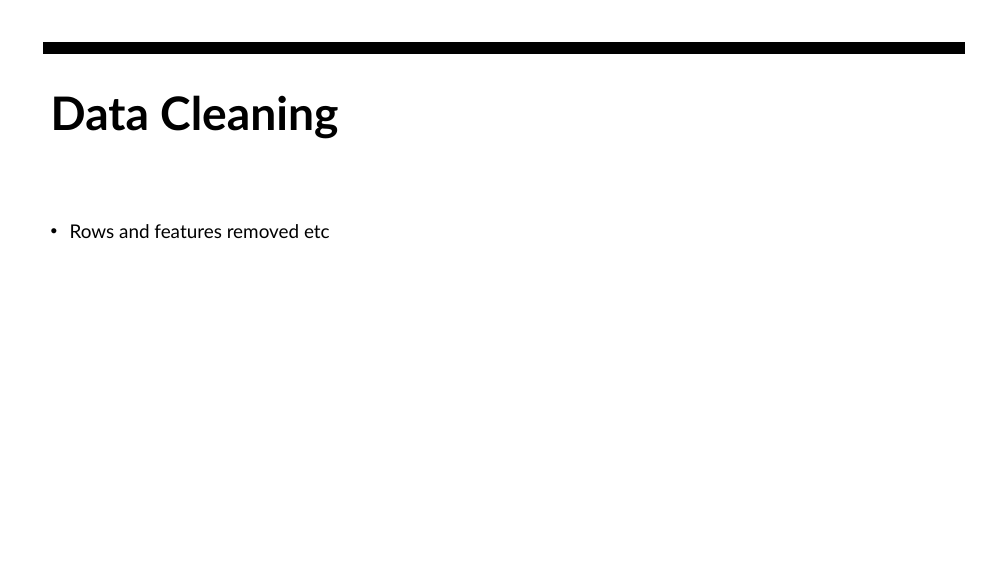
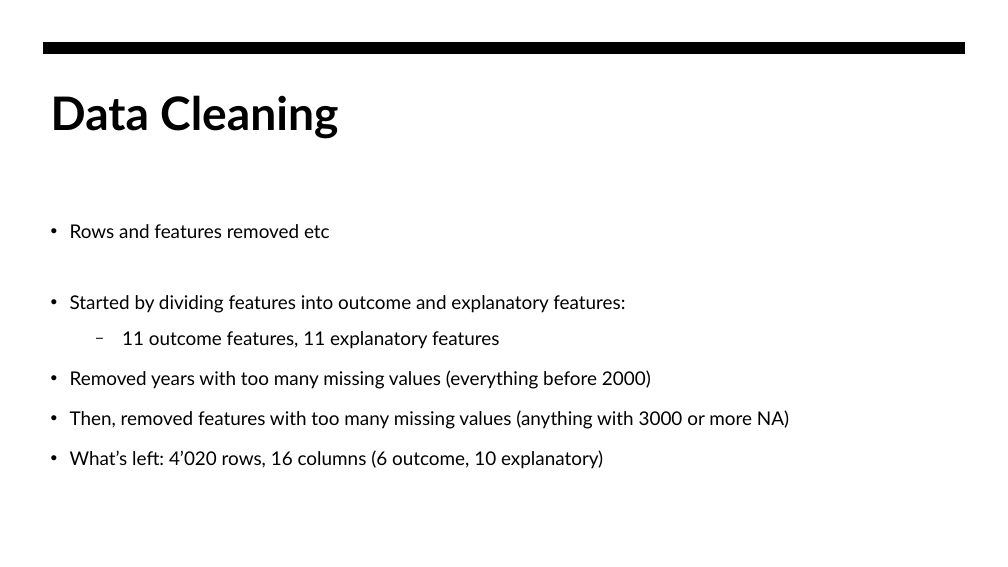
Before and after one commit to WiiLife/Data-project-in-R, a slide deck: slide 5 of ProjectPres.pptx. Drawn at 1008x567 pixels with LibreOffice and Linux fonts; fonts in the diff are those of the drawing. Boxes give left, top, right and bottom in pixels: in the first picture for what was removed or moved away, otherwise in the second. Text is boxed around its words. In the diff, an @@ line names an element or a change of style, - is before the commit and + after.

Commit message:
Added initial images and text (not good yet)

```diff
--- a/ProjectPres.pptx
+++ b/ProjectPres.pptx
@@ text at [70,295,789,469]: paragraphs added @@
+• Started by dividing features into outcome and explanatory features:
+  − 11 outcome features, 11 explanatory features
+• Removed years with too many missing values (everything before 2000)
+• Then, removed features with too many missing values (anything with 3000 or more NA)
+• What’s left: 4’020 rows, 16 columns (6 outcome, 10 explanatory)
```
Also in this commit, not shown: 12 other slides changed, 5 slides added, 1 slide removed.
